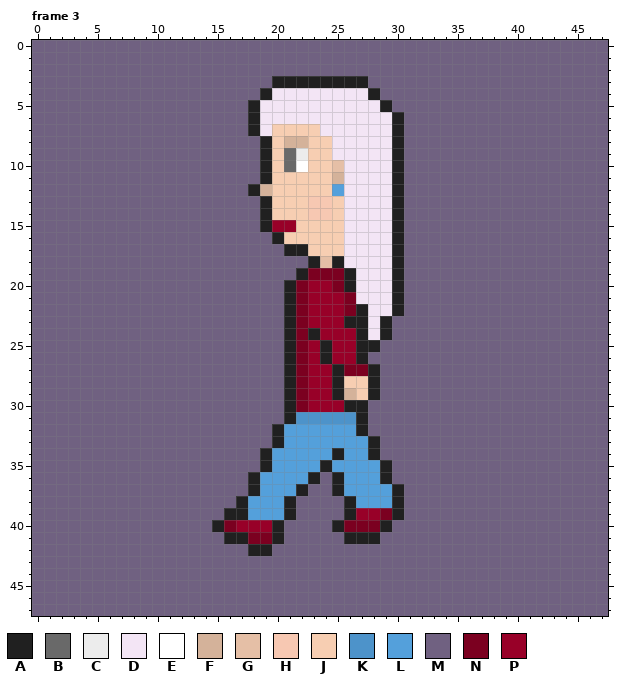
Edited in one commit: pixel-art file (assets/sprites/characters/complete/keia/walk/keia01_walk_l.ase). That is the earlier state.
48x48 pixels, 4 frames. Colours within 5 levels of each other are drawn and written as one. Shown: frame 3. The commit also changed other frames, which this record leaves out.
Palette (. is transparent): A #202020  B #696969  C #ececec  D #f3e5f5  E #ffffff  F #d4b29a  G #e5bfa6  H #f7c8b2  J #f7ceb2  K #4d93ca  L #54a0db  M #706181  N #7b0020  P #980028
The same view after the edit:
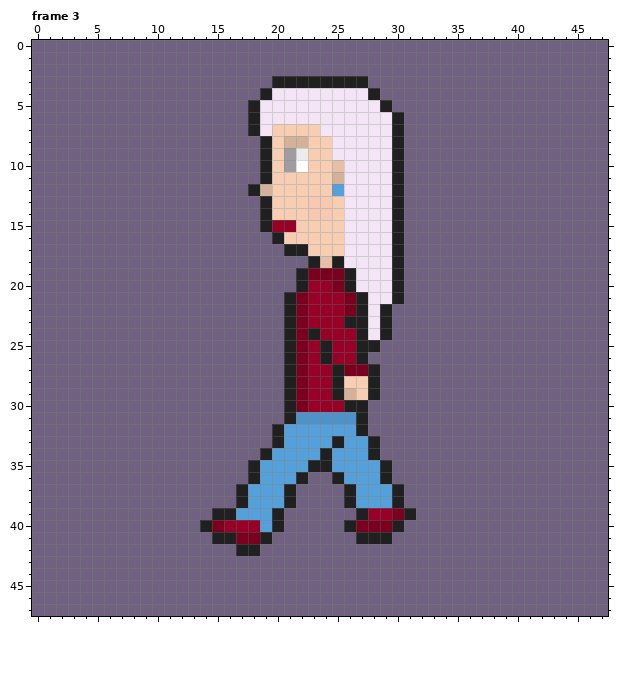
From old to new:
@@ palette @@
-B #696969
+B #a09ca1
--- frame 3
@@ x 19..32 @@
 19 MMMANNNADDDAMM
-20 MMANPPNADDDAMM
-21 MMANPPPNDDDAMM
-22 MMANPPPNADDAMM
+20 MMMAPPNADDDAMM
+21 MMANPPPNADDAMM
+22 MMANPPPNADAMMM
 23 MMANPPPAADAMMM
@@ x 12..33 @@
 32 MMMMMMMMALLLLLLAMMMMMM
-33 MMMMMMMMALLLLLLLAMMMMM
-34 MMMMMMMALLLLLALLAMMMMM
-35 MMMMMMMALLLLALLLLAMMMM
-36 MMMMMMALLLLAMALLLAMMMM
-37 MMMMMMALLLAMMALLLLAMMM
+33 MMMMMMMMALLLLALLAMMMMM
+34 MMMMMMMALLLLALLLAMMMMM
+35 MMMMMMALLLLAALLLLAMMMM
+36 MMMMMMALLLAMMALLLAMMMM
+37 MMMMMALLLAMMMMALLLAMMM
 38 MMMMMALLLAMMMMALLLAMMM
-39 MMMMAALLLAMMMMAPPNAMMM
-40 MMMANPPPAMMMMANNNAMMMM
-41 MMMMAANNAMMMMMAAAMMMMM
-42 MMMMMMAAMMMMMMMMMMMMMM
+39 MMMAALLLAMMMMMMAPPNAMM
+40 MMANPPPLAMMMMMANNNAMMM
+41 MMMAANNAMMMMMMMAAAMMMM
+42 MMMMMAAMMMMMMMMMMMMMMM
 43 MMMMMMMMMMMMMMMMMMMMMM
Pixel boxes of the changes (left, top, right, bottom) in both pictures:
changed: (284, 148, 296, 172)
changed: (284, 280, 308, 292)
changed: (356, 292, 404, 316)
changed: (200, 436, 416, 556)
